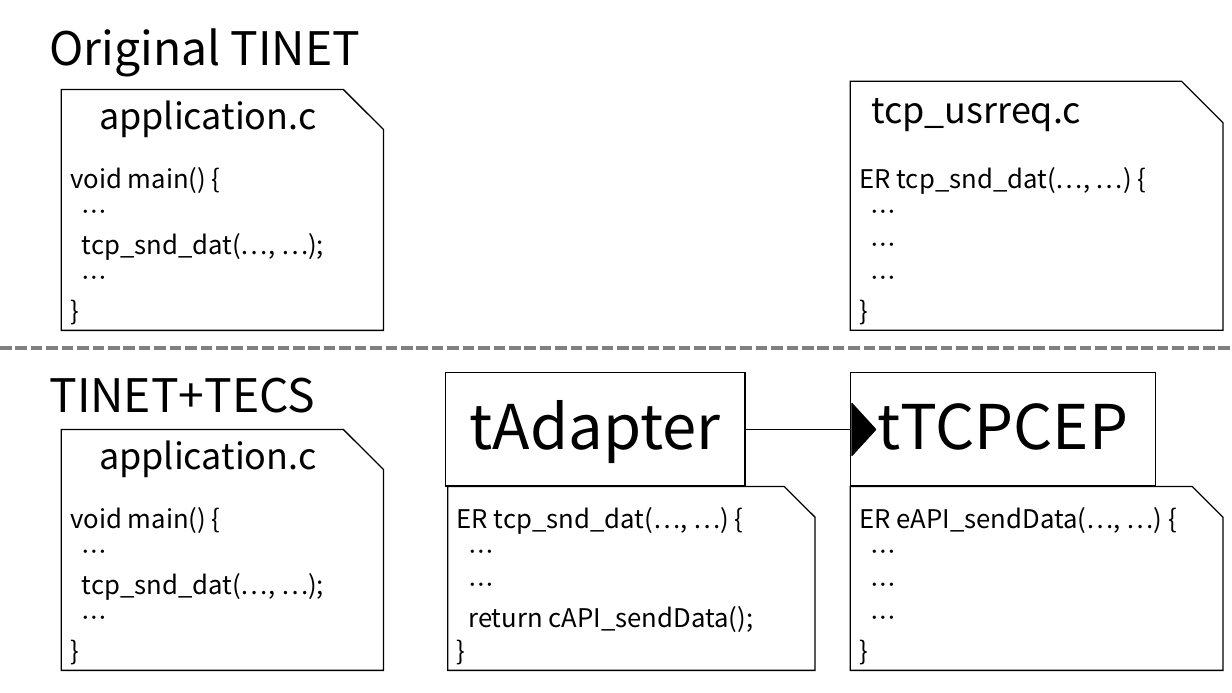
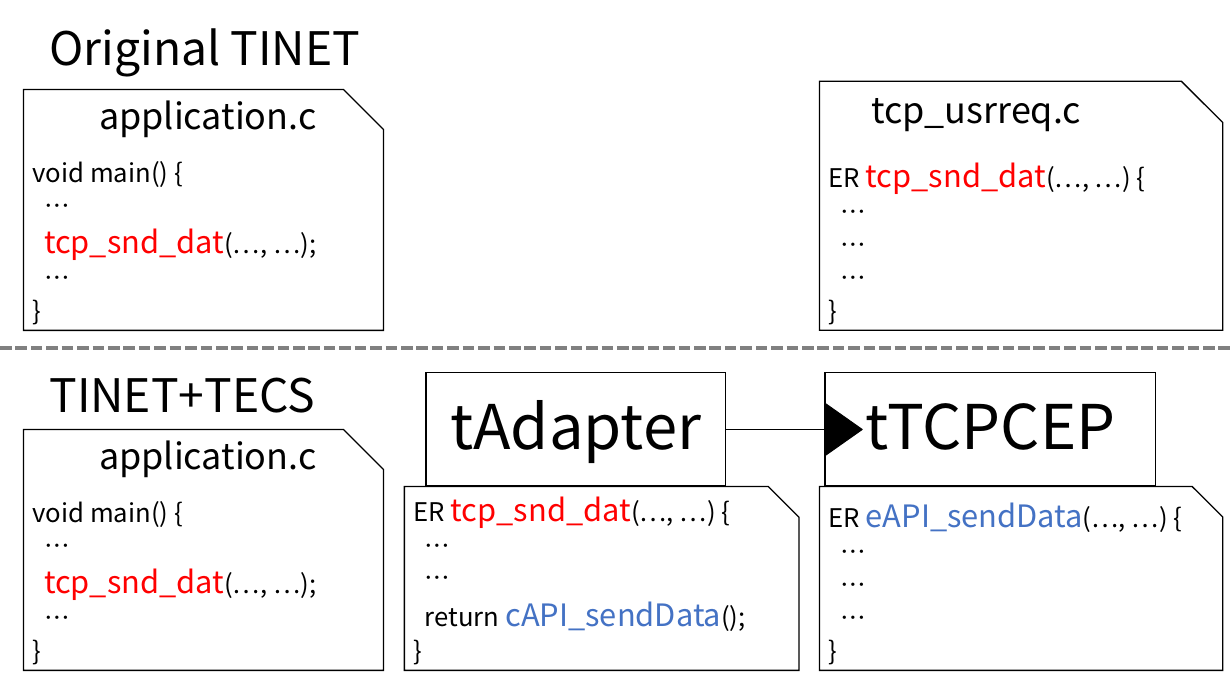
Before and after one commit to robotan0921/paper, a slide deck: slide 1 of ISORC2017/figure/TECS_Adapter.pptx. Drawn at 1232x693 pixels with LibreOffice and Linux fonts; fonts in the diff are those of the drawing. Boxes give left, top, right and bottom in pixels: in the first picture for what was removed or moved away, otherwise in the second. Text is boxed around its words. In the diff, an @@ line names an element or a change of style, - is before the commit and + after.

```diff
--- a/ISORC2017/figure/TECS_Adapter.pptx
+++ b/ISORC2017/figure/TECS_Adapter.pptx
@@ snip rect "ER tcp_snd_dat(…, …) {": place and size @@
-snip rect "ER tcp_snd_dat(…, …) {" at [850, 81, 1223, 331]
+snip rect "ER tcp_snd_dat(…, …) {" at [820, 81, 1224, 331]
@@ snip rect "void main() {": place and size @@
-snip rect "void main() {" at [61, 90, 384, 331]
+snip rect "void main() {" at [23, 90, 384, 331]
@@ text in snip rect at [829, 162, 1046, 194]: size 20 to 24 pt, text colour #000000 to #FF0000 in "tcp_snd_dat(…," @@
@@ text in snip rect at [44, 228, 224, 260]: size 20 to 24 pt, text colour #000000 to #FF0000 in "tcp_snd_dat(…," @@
@@ rectangle "tAdapter": place and size @@
-rectangle "tAdapter" at [445, 373, 745, 487]
+rectangle "tAdapter" at [426, 373, 726, 487]
@@ rectangle "tTCPCEP": place and size @@
-rectangle "tTCPCEP" at [850, 373, 1155, 487]
+rectangle "tTCPCEP" at [825, 373, 1156, 487]
@@ triangle: place and size @@
-triangle at [853, 403, 877, 456]
+triangle at [826, 403, 863, 456]
@@ snip rect "void main() {": place and size @@
-snip rect "void main() {" at [61, 430, 384, 671]
+snip rect "void main() {" at [23, 430, 384, 671]
@@ line moved from (745, 430) - (850, 430) to (726, 430) - (825, 430) @@
@@ snip rect "ER tcp_snd_dat(…, …) {": place and size @@
-snip rect "ER tcp_snd_dat(…, …) {" at [448, 487, 816, 671]
+snip rect "ER tcp_snd_dat(…, …) {" at [405, 487, 799, 671]
@@ text in snip rect at [413, 496, 721, 631]: size 20 to 24 pt in "tcp_snd_dat(…,", "cAPI_sendData();"; text colour #000000 to #FF0000 in "tcp_snd_dat(…,"; text colour #000000 to #4472C4 in "cAPI_sendData();" @@
@@ snip rect "ER eAPI_sendData(…, …) {": place and size @@
-snip rect "ER eAPI_sendData(…, …) {" at [850, 487, 1223, 671]
+snip rect "ER eAPI_sendData(…, …) {" at [820, 487, 1224, 671]
@@ text in snip rect at [829, 502, 1083, 532]: size 20 to 24 pt, text colour #000000 to #4472C4 in "eAPI_sendData(…," @@
@@ text in snip rect at [44, 568, 224, 600]: size 20 to 24 pt, text colour #000000 to #FF0000 in "tcp_snd_dat(…," @@
```
Also in this commit, not shown: 6 other files.
